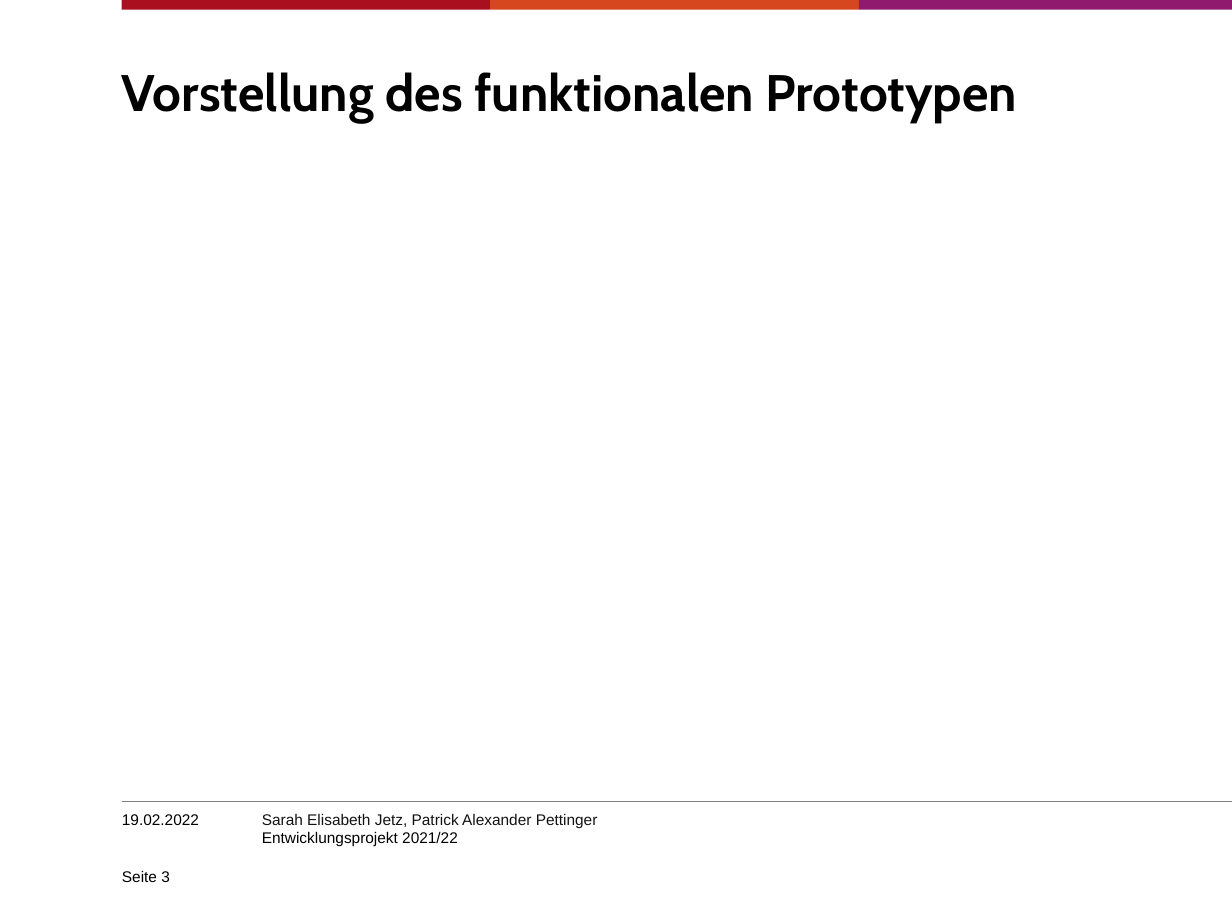
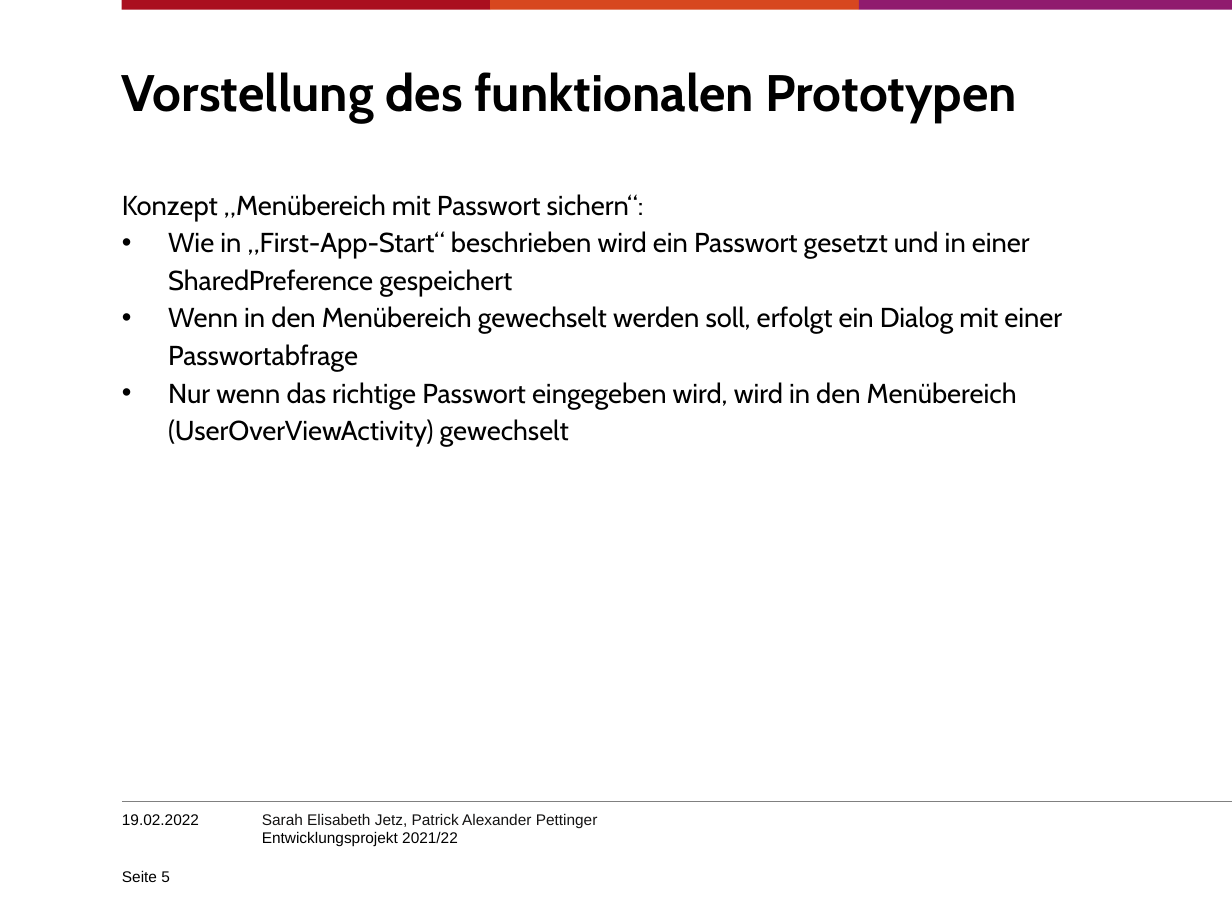
Before and after one commit to SJetz/EPWS2122JetzPettinger, a slide deck: slide 5 of Artefakte/Audit 4/Entwicklungsprojekt202122_PettingerJetz.pptx (slide 3 before the commit). Drawn at 1232x924 pixels with LibreOffice and Linux fonts; fonts in the diff are those of the drawing; background and template pictures are left out. Boxes give left, top, right and bottom in pixels: in the first picture for what was removed or moved away, otherwise in the second. Text is boxed around its words. In the diff, an @@ line names an element or a change of style, - is before the commit and + after.

```diff
--- a/Artefakte/Audit 4/Entwicklungsprojekt202122_PettingerJetz.pptx
+++ b/Artefakte/Audit 4/Entwicklungsprojekt202122_PettingerJetz.pptx
@@ text added at [122, 194, 1062, 446], 16 pt, text #000000 @@
+Konzept „Menübereich mit Passwort sichern“:
+• Wie in „First-App-Start“ beschrieben wird ein Passwort gesetzt und in einer SharedPreference gespeichert
+• Wenn in den Menübereich gewechselt werden soll, erfolgt ein Dialog mit einer Passwortabfrage
+• Nur wenn das richtige Passwort eingegeben wird, wird in den Menübereich (UserOverViewActivity) gewechselt
@@ page number at [122, 870, 170, 882]: text changed @@
-Seite 3
+Seite 5
```
Also in this commit, not shown: 1 other slide changed, 7 slides added.
